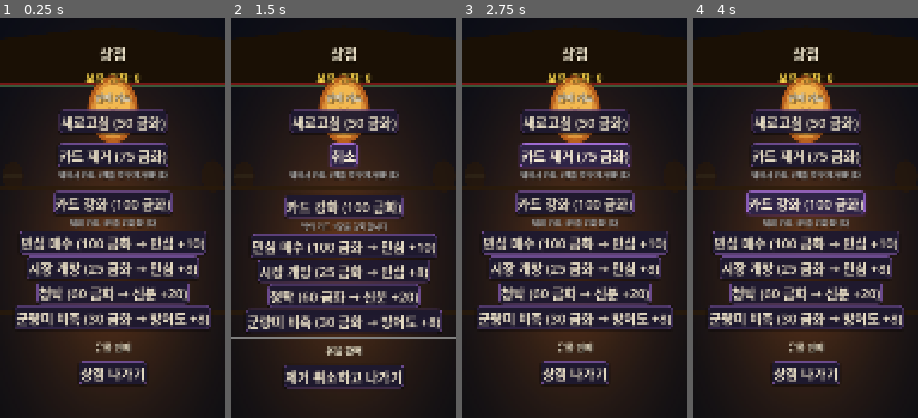
Above: before the commit, frames 1-4 (left to right).
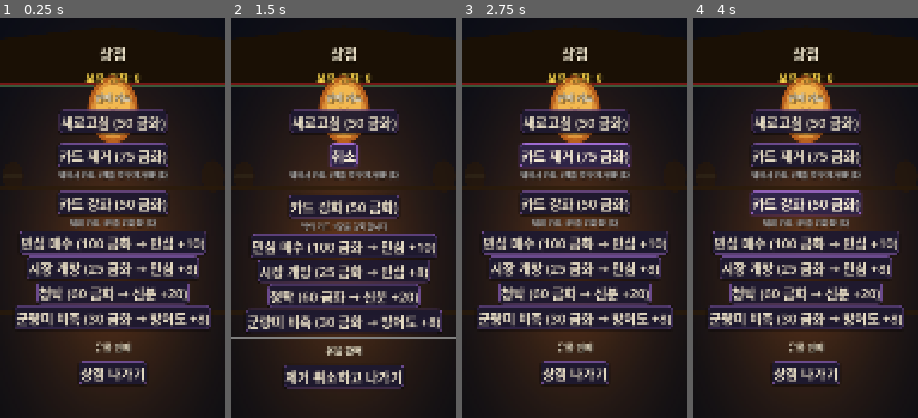
Above: after the commit, the same moments.

Repository: dongmin1213/Sijojeon
Game: Godot game, scene res://scenes/shop/shop.tscn
Two runs of this game, one before a commit and one after it. Both use one fixed random seed, a clock stepped at 60 frames per second and the inputs below. This scene is started directly instead of the project's main scene.
Inputs:
- Up to frame 1 (0.25 s): no input
- Up to frame 2 (1.5 s): click "새로고침 (50 금화)" at 0.5 s; click "카드 제거 (75 금화)" at 1.25 s
- Up to frame 3 (2.75 s): click "취소" at 2 s
- Up to frame 4 (4 s): click "카드 강화 (100 금화)" (after the commit: "카드 강화 (50 금화)") at 2.75 s; click "취소" at 3.5 s
The pictures show only the part of the screen within x 25-75%, y 0-50%; the shares and areas given below are measured in that part.

The runs differ from the first frame. In frame 1, 1.4% of the frame differs, in the area x 23-77%, y 43-49%; in frame 2, 1.3%; in frame 3, 1.4%; in frame 4, 1.4%, in the area x 23-77%, y 43-50%.

Commit message:
fix: 카드 강화 비용 100→50 골드로 조정 (ZER-243)
Co-Authored-By: Paperclip <noreply@paperclip.ing>

Diff:
--- a/scenes/shop/shop.gd
+++ b/scenes/shop/shop.gd
@@ -25,7 +25,7 @@
 const REMOVAL_MAX_COST := 200
 
 # 카드 강화 비용
-const UPGRADE_BASE_COST := 100
+const UPGRADE_BASE_COST := 50
 const UPGRADE_MAX_COST := 150
 
 # 민심 매수 비용
--- a/scenes/shop/shop.tscn
+++ b/scenes/shop/shop.tscn
@@ -111,7 +111,7 @@
 [node name="UpgradeButton" type="Button" parent="VBoxContainer/ExtraSection"]
 layout_mode = 2
 size_flags_horizontal = 4
-text = "카드 강화 (100 금화)"
+text = "카드 강화 (50 금화)"
 
 [node name="UpgradeInfo" type="Label" parent="VBoxContainer/ExtraSection"]
 layout_mode = 2
